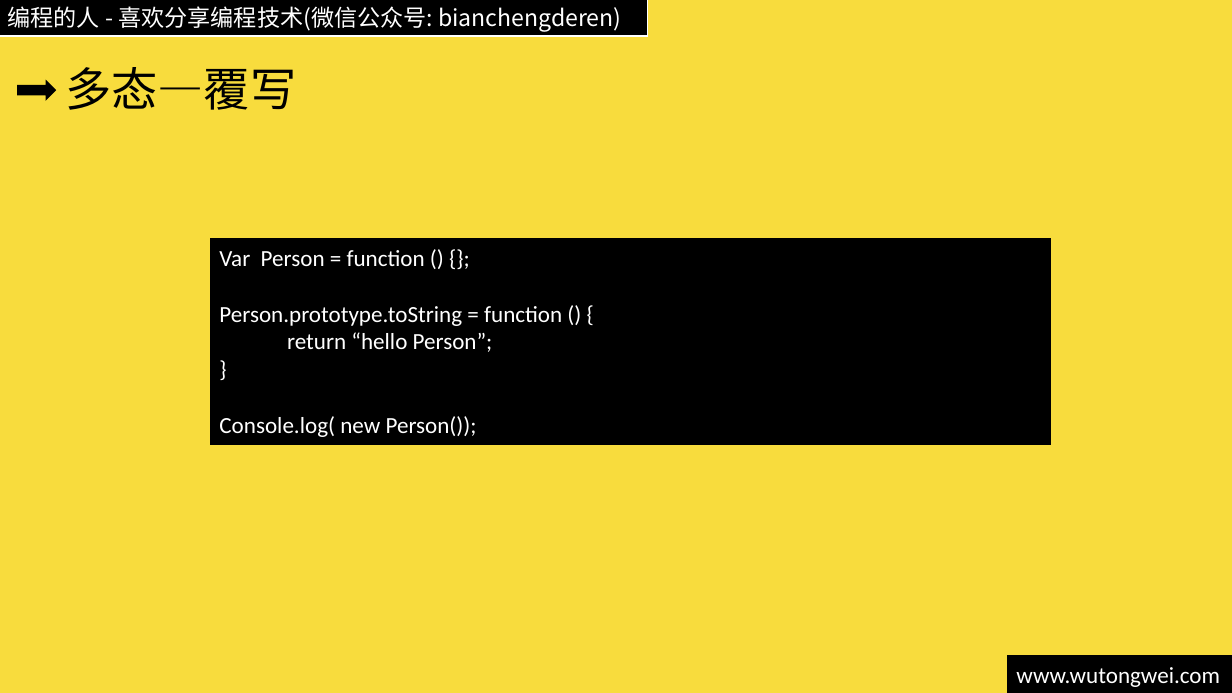
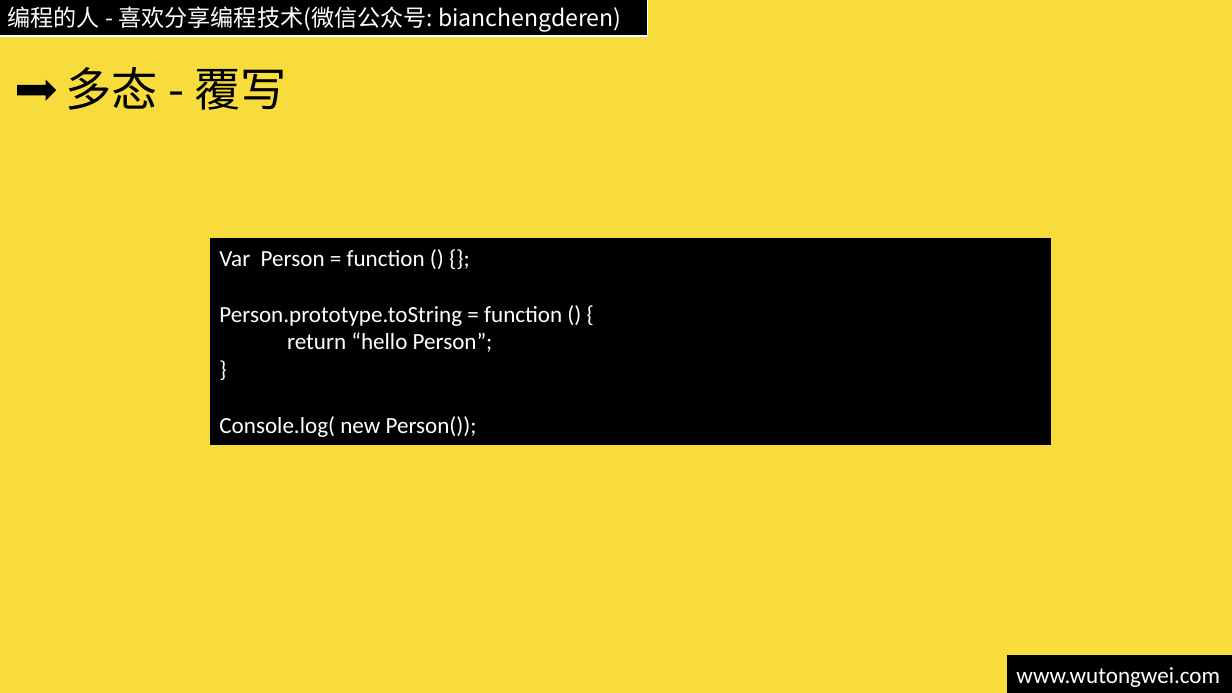
Before and after one commit to willculture/training, a slide deck: slide 31 of ppt/front-end/Javascript 面向对象.pptx (slide 17 before the commit). Drawn at 1232x693 pixels with LibreOffice and Linux fonts; fonts in the diff are those of the drawing. Boxes give left, top, right and bottom in pixels: in the first picture for what was removed or moved away, otherwise in the second. Text is boxed around its words. In the diff, an @@ line names an element or a change of style, - is before the commit and + after.

```diff
--- a/ppt/front-end/Javascript 面向对象.pptx
+++ b/ppt/front-end/Javascript 面向对象.pptx
@@ title at bbox=[65, 67, 286, 110]: text changed @@
-多态—覆写
+多态 - 覆写
```
Also in this commit, not shown: 5 other slides changed, 23 slides added, 9 slides removed, 3 other files.
